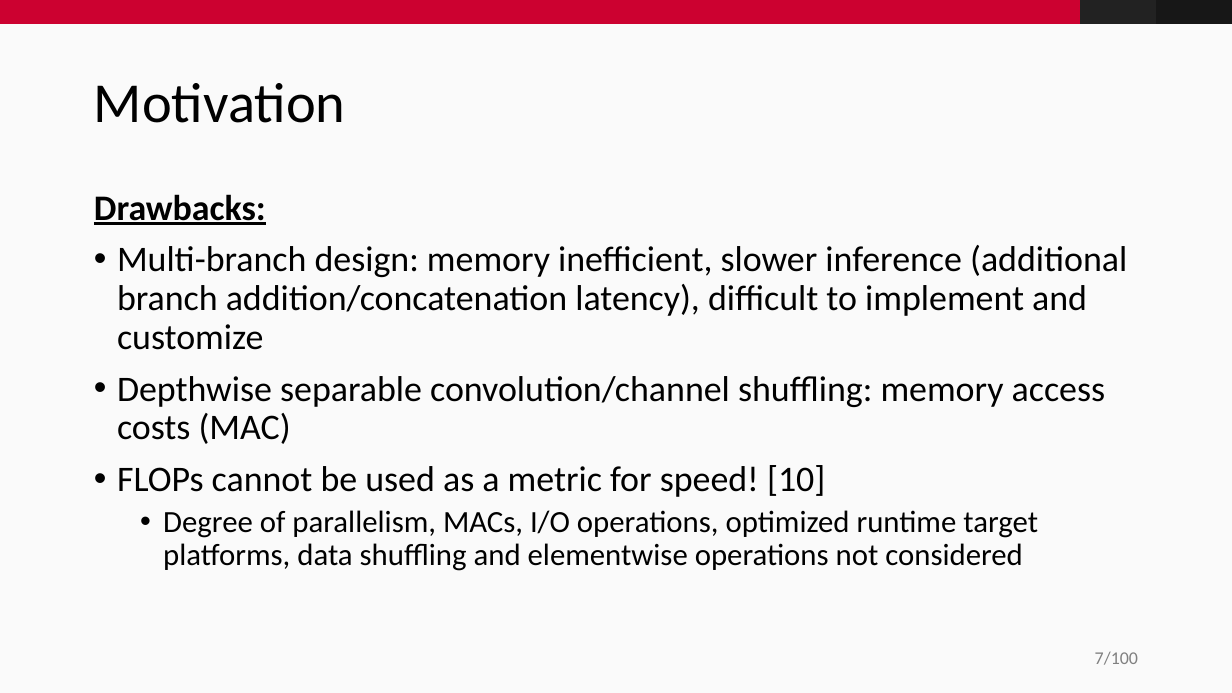
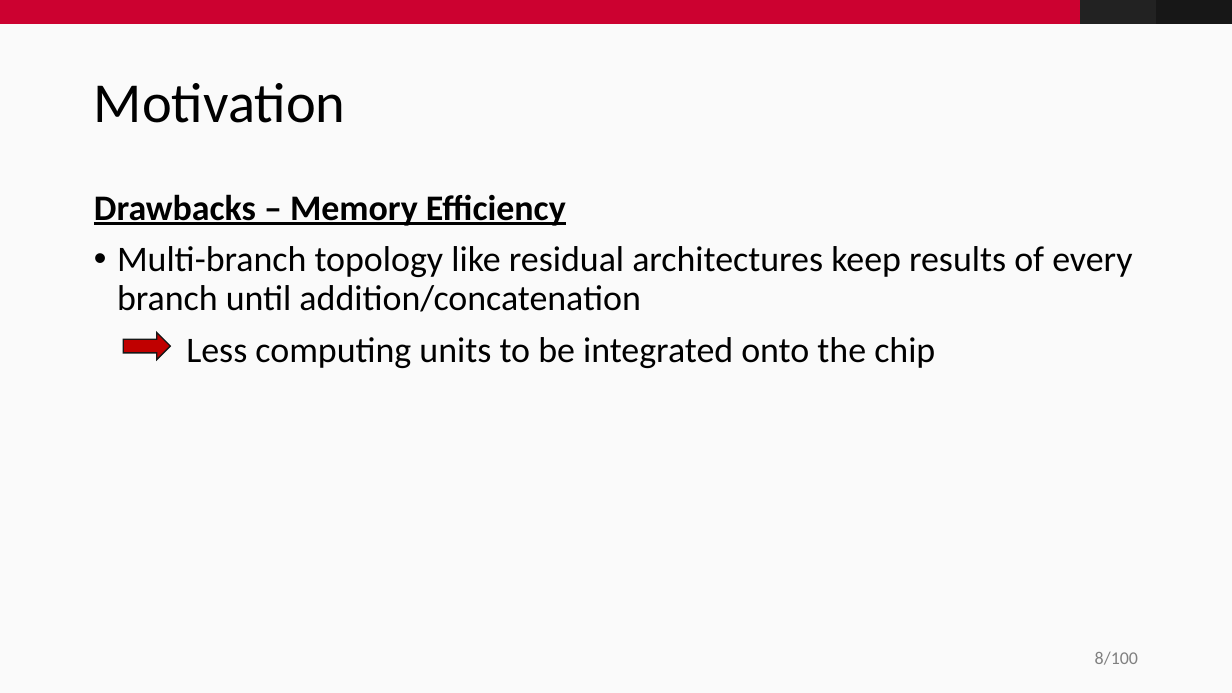
Before and after one commit to fidsusj/CVDL-Seminar, a slide deck: slide 8 of presentation/presentation.pptx (slide 7 before the commit). Drawn at 1232x693 pixels with LibreOffice and Linux fonts; fonts in the diff are those of the drawing; background and template pictures are left out. Boxes give left, top, right and bottom in pixels: in the first picture for what was removed or moved away, otherwise in the second. Text is boxed around its words. In the diff, an @@ line names an element or a change of style, - is before the commit and + after.

```diff
--- a/presentation/presentation.pptx
+++ b/presentation/presentation.pptx
@@ text at (94, 194, 1132, 368): text changed @@
-Drawbacks:
-• Multi-branch design: memory inefficient, slower inference (additional branch addition/concatenation latency), difficult to implement and customize
-• Depthwise separable convolution/channel shuffling: memory access costs (MAC)
-• FLOPs cannot be used as a metric for speed! [10]
-  • Degree of parallelism, MACs, I/O operations, optimized runtime target platforms, data shuffling and elementwise operations not considered
+Drawbacks – Memory Efficiency
+• Multi-branch topology like residual architectures keep results of every branch until addition/concatenation
+Less computing units to be integrated onto the chip
@@ right arrow added at (123, 333, 170, 360), fill #C00000, outline #171717 1 pt @@
@@ page number at (1095, 652, 1138, 665): text changed @@
-7/100
+8/100
```
Also in this commit, not shown: 4 other slides changed, 3 slides added, 2 slides removed.
